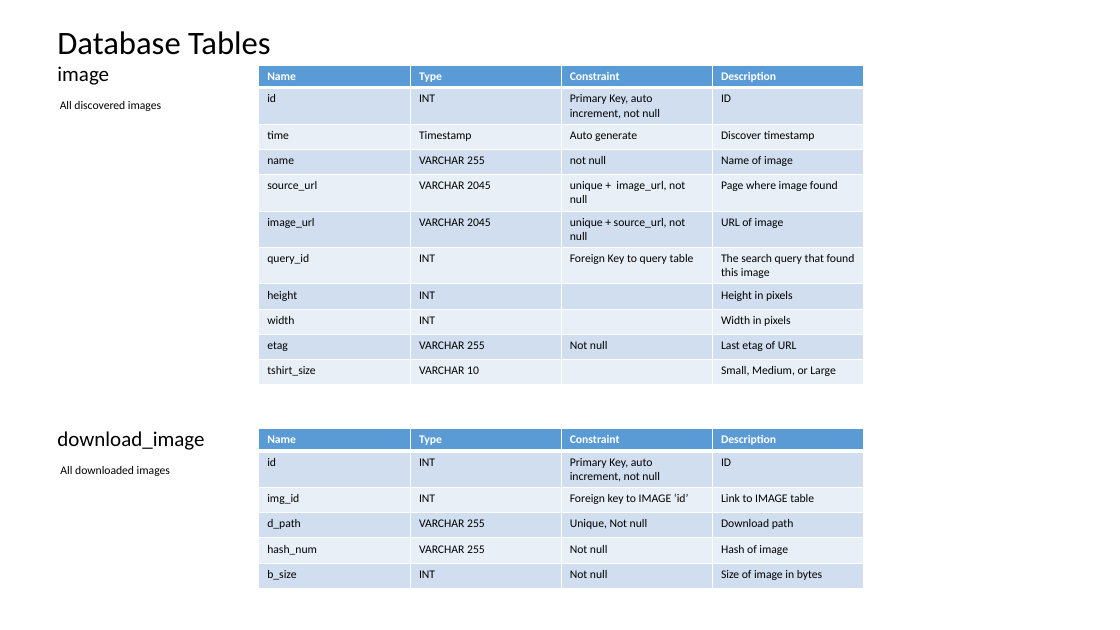
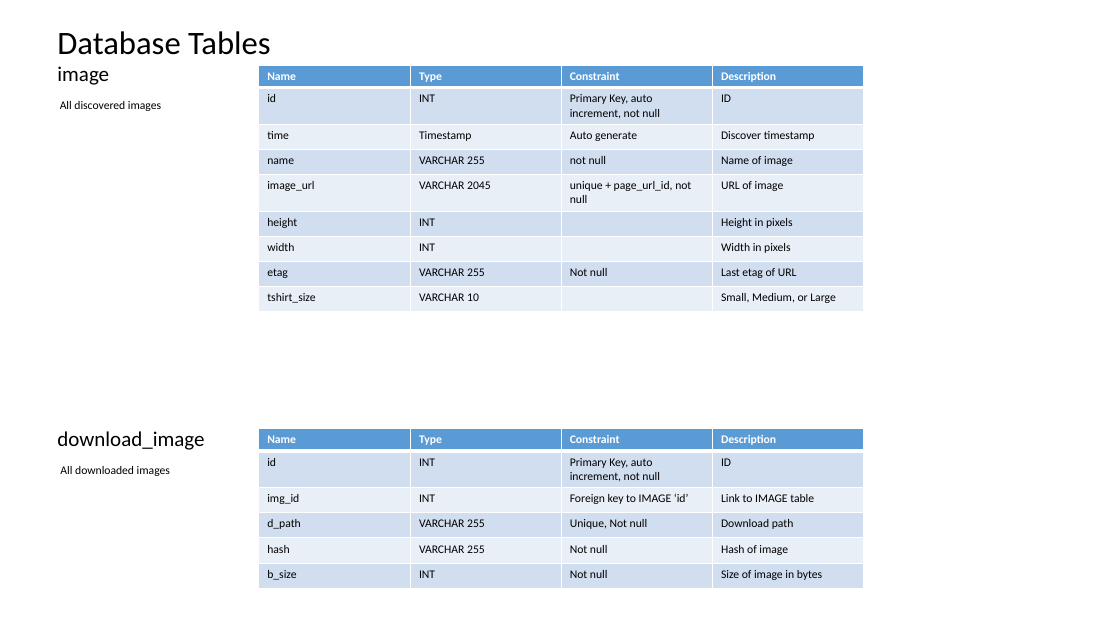
Before and after one commit to datim/squid, a slide deck: slide 8 of docs/design.pptx (slide 3 before the commit). Drawn at 1120x630 pixels with LibreOffice and Linux fonts; fonts in the diff are those of the drawing. Boxes give left, top, right and bottom in pixels: in the first picture for what was removed or moved away, otherwise in the second. Text is boxed around its words. In the diff, an @@ line names an element or a change of style, - is before the commit and + after.

Commit message:
Update design for new tables

```diff
--- a/docs/design.pptx
+++ b/docs/design.pptx
@@ table at bbox=[259, 66, 865, 313] @@
-row 5: source_url | VARCHAR 2045 | unique + image_url, not null | Page where image found
-row 6: image_url | VARCHAR 2045 | unique + source_url, not null | URL of image
-row 7: query_id | INT | Foreign Key to query table | The search query that found this image
+row 5: image_url | VARCHAR 2045 | unique + page_url_id, not null | URL of image
@@ table at bbox=[259, 429, 865, 588] @@
-row 5, column 1: hash_num
+row 5, column 1: hash
```
Also in this commit, not shown: 3 other slides changed, 7 slides added, 2 slides removed.
